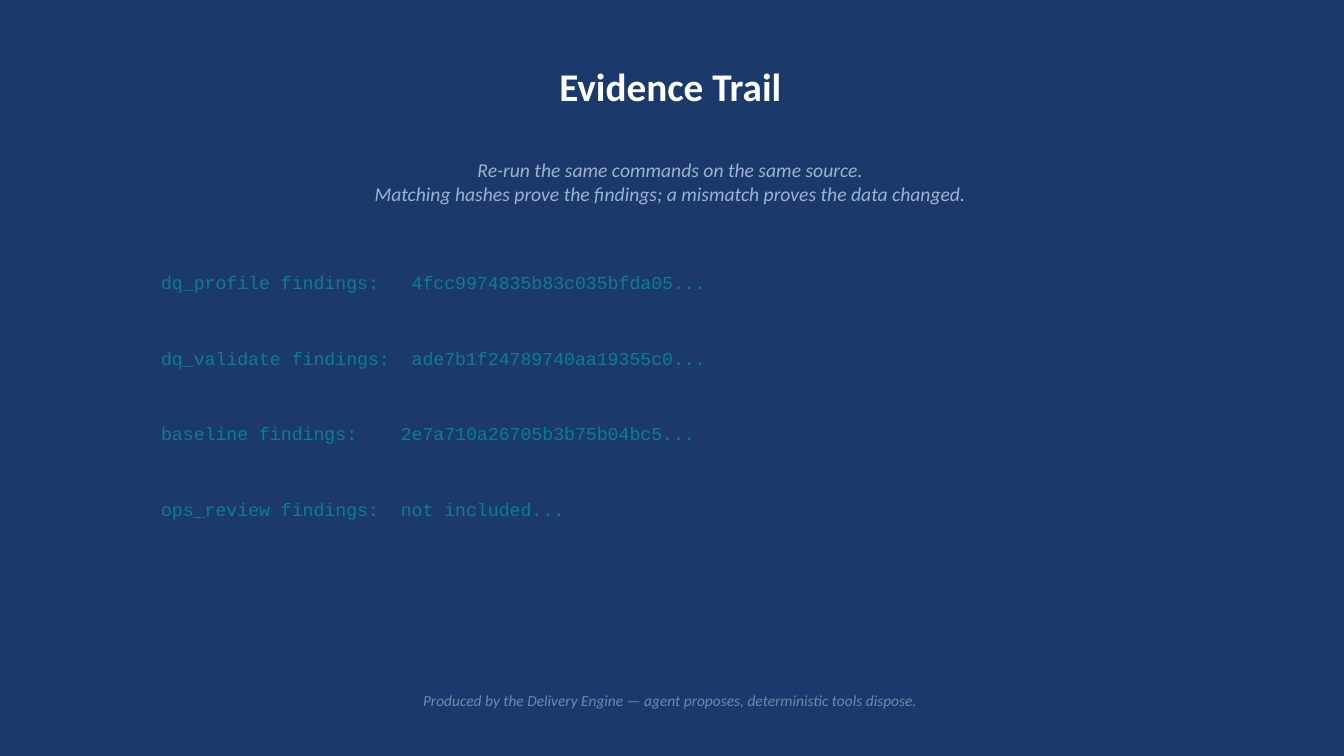
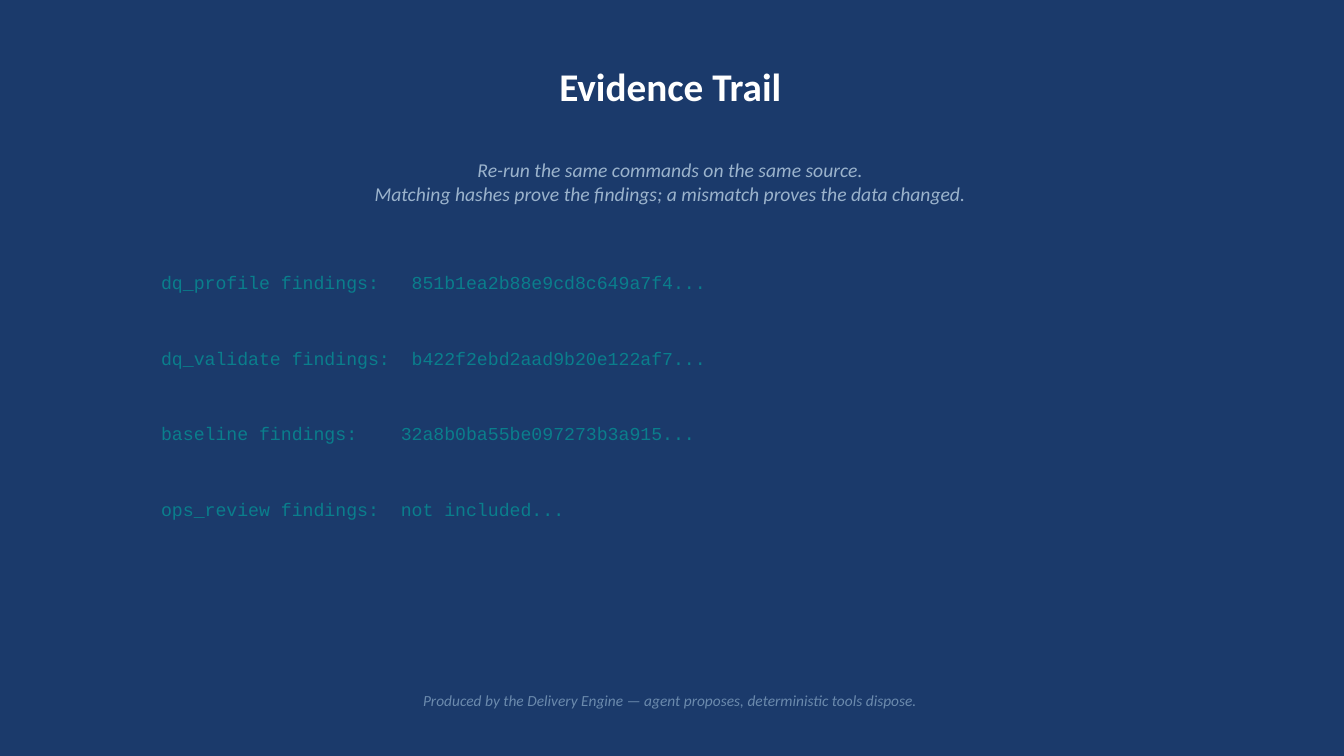
Before and after one commit to MohdSaifHussain/delivery-engine, a slide deck: slide 7 of examples/churn_analysis/output/final/delivery_package.pptx. Drawn at 1344x756 pixels with LibreOffice and Linux fonts; fonts in the diff are those of the drawing. Boxes give left, top, right and bottom in pixels: in the first picture for what was removed or moved away, otherwise in the second. Text is boxed around its words. In the diff, an @@ line names an element or a change of style, - is before the commit and + after.

```diff
--- a/examples/churn_analysis/output/final/delivery_package.pptx
+++ b/examples/churn_analysis/output/final/delivery_package.pptx
@@ text at (161,276,706,293): text changed @@
-dq_profile findings: 4fcc9974835b83c035bfda05...
+dq_profile findings: 851b1ea2b88e9cd8c649a7f4...
@@ text at (161,352,706,369): text changed @@
-dq_validate findings: ade7b1f24789740aa19355c0...
+dq_validate findings: b422f2ebd2aad9b20e122af7...
@@ text at (161,428,695,444): text changed @@
-baseline findings: 2e7a710a26705b3b75b04bc5...
+baseline findings: 32a8b0ba55be097273b3a915...
```
Also in this commit, not shown: 4 other slides changed, 25 other files.
